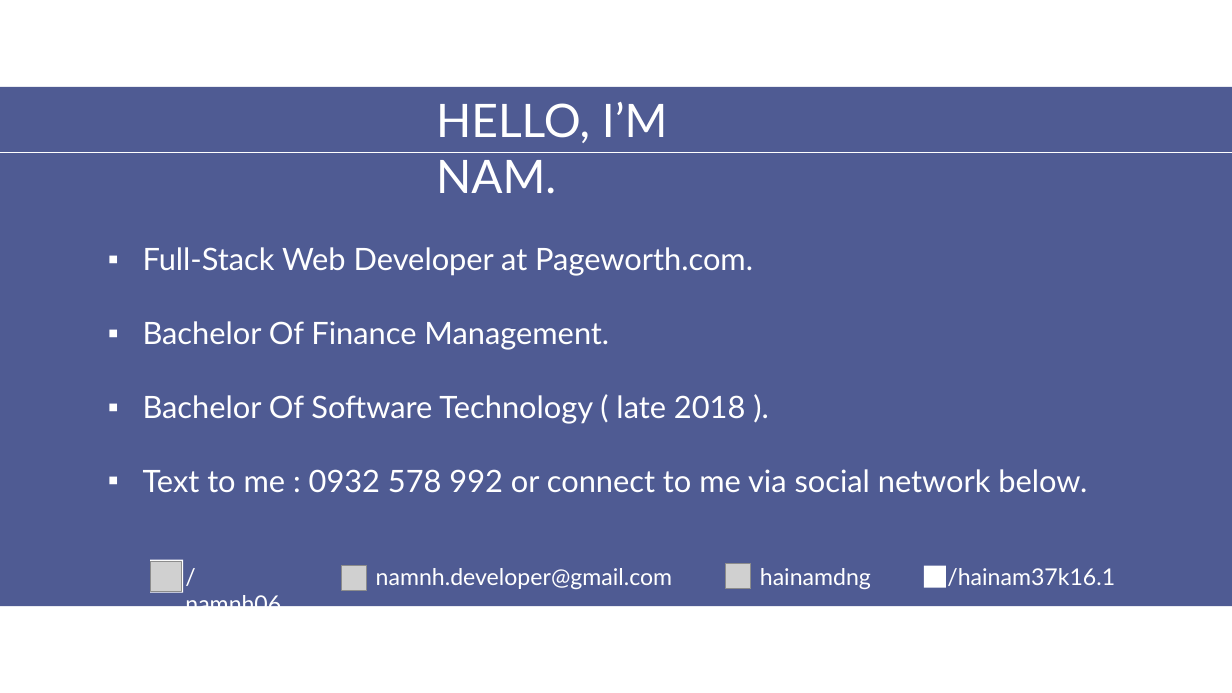
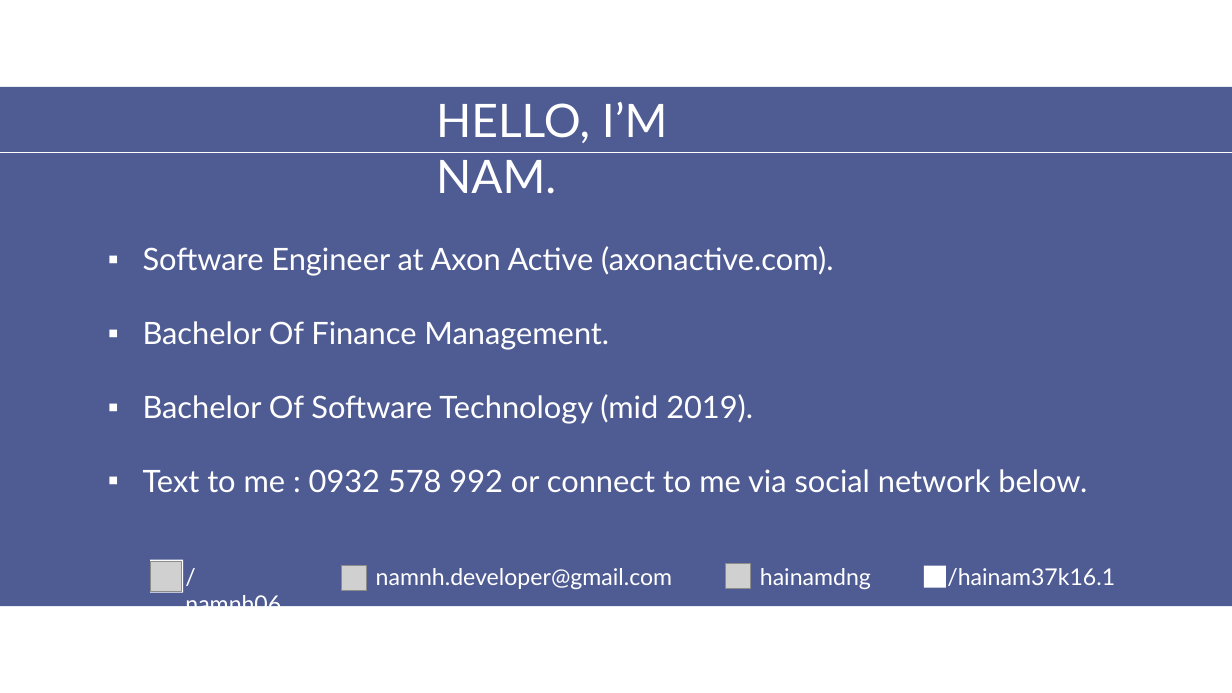
Before and after one commit to aptech-php/aptech-php-course, a slide deck: slide 3 of PHP/slides/0-PHP-Greeting.pptx. Drawn at 1232x693 pixels with LibreOffice and Linux fonts; fonts in the diff are those of the drawing; grey boxes stand for pictures; background and template pictures are left out. Boxes give left, top, right and bottom in pixels: in the first picture for what was removed or moved away, otherwise in the second. Text is boxed around its words. In the diff, an @@ line names an element or a change of style, - is before the commit and + after.

Commit message:
Updated Slide + Added web stack slide + Changed web developer roadmap + Removed some resource

```diff
--- a/PHP/slides/0-PHP-Greeting.pptx
+++ b/PHP/slides/0-PHP-Greeting.pptx
@@ text at box(143, 246, 833, 276): text changed @@
-▪ Full-Stack Web Developer at Pageworth.com.
+▪ Software Engineer at Axon Active (axonactive.com).
@@ text at box(143, 394, 753, 424): text changed @@
-▪ Bachelor Of Software Technology ( late 2018 ).
+▪ Bachelor Of Software Technology (mid 2019).
```
Also in this commit, not shown: 4 other slides changed, 2 slides added, 2 slides removed, 30 other files.
